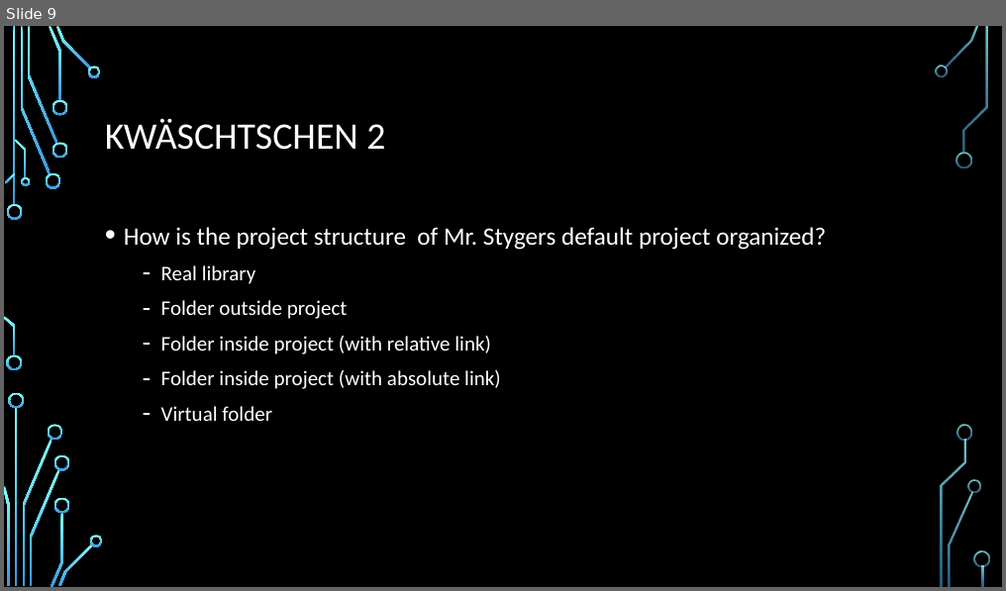
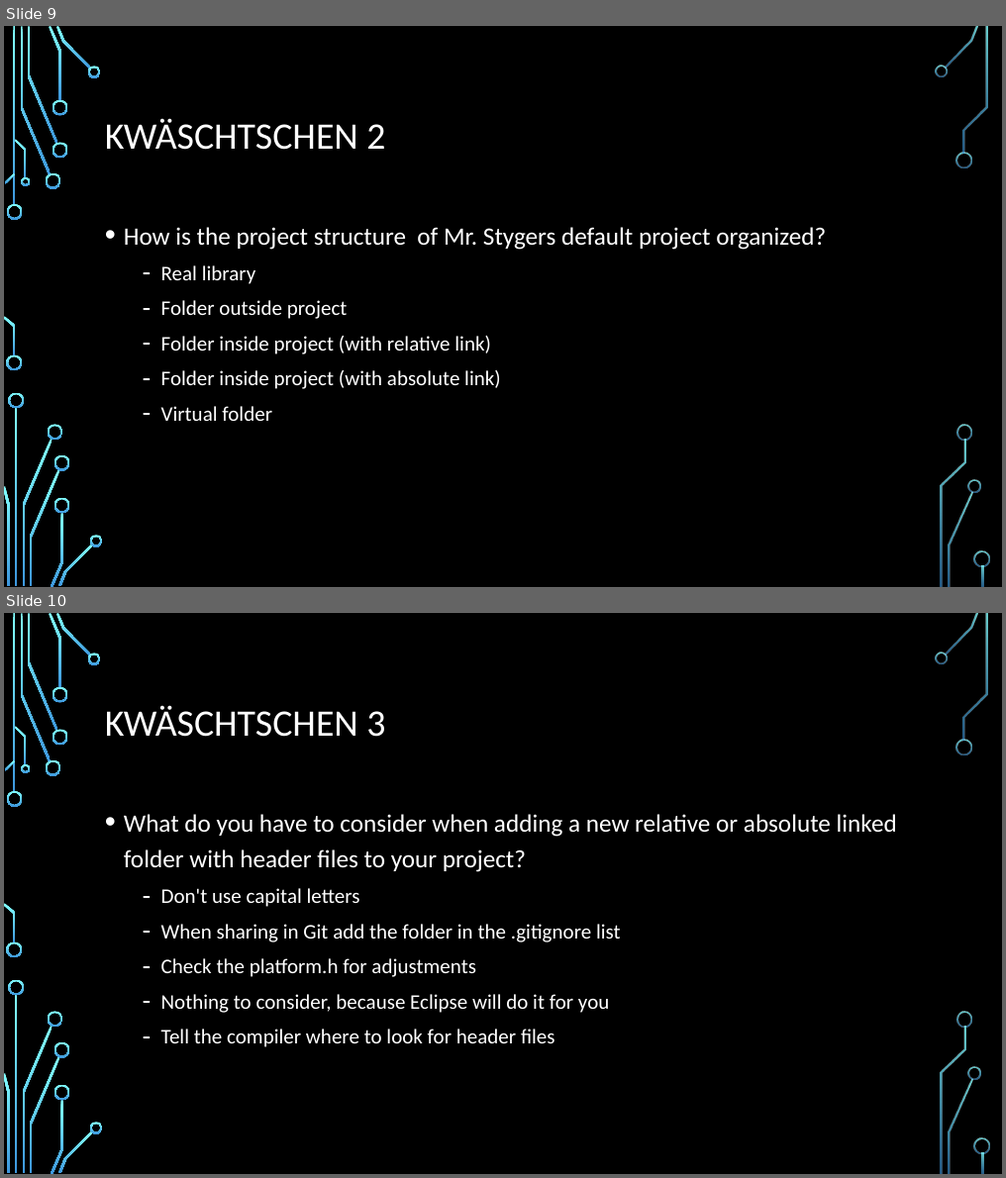
Before and after one commit to Gi-gio/killerRobot, a slide deck: Recap_06.10.17.pptx. Shown one above the other, each under a label of ours: slide 9 before the commit, slides 9 and 10 after it. The pictures are 1006x591 and 1006x1178 pixels, drawn with LibreOffice and Linux fonts; fonts in the diff are those of the drawing; background and template pictures are left out. Boxes give left, top, right and bottom in pixels: in the first picture for what was removed or moved away, otherwise in the second. Text is boxed around its words. In the diff, an @@ line names an element or a change of style, - is before the commit and + after.

```diff
--- a/Recap_06.10.17.pptx
+++ b/Recap_06.10.17.pptx
@@ slide 10 added at [4,613,1002,1174], background picture (left out); not listed: 36 template elements that a slide beside it also shows @@
@@ title added at [105,705,385,737], 36 pt, text #FFFFFF @@
+KWÄSCHTSCHEN 3
@@ text added at [124,814,897,1048], 20 pt, text #FFFFFF @@
+• What do you have to consider when adding a new relative or absolute linked folder with header files to your project?
+  – Don't use capital letters
+  – When sharing in Git add the folder in the .gitignore list
+  – Check the platform.h for adjustments
+  – Nothing to consider, because Eclipse will do it for you
+  – Tell the compiler where to look for header files
```
Also in this commit, not shown: 3 slides changed, 2 other slides added, 1 other file.
